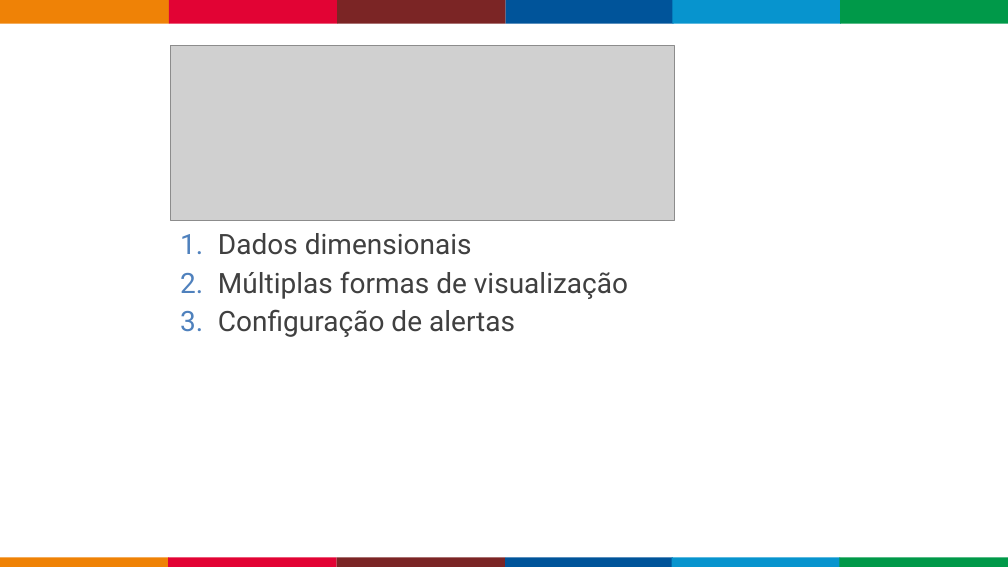
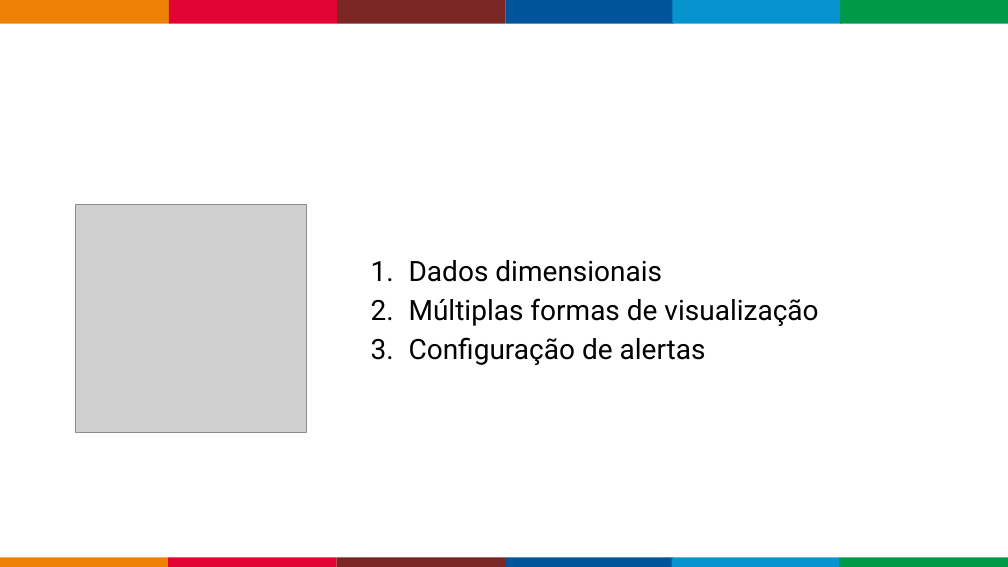
Before and after one commit to fabricioveronez/ImplementandoMetricasHealthcheck, a slide deck: slide 9 of docs/MetricasHealthcheckTDC.pptx. Drawn at 1008x567 pixels with LibreOffice and Linux fonts; fonts in the diff are those of the drawing; grey boxes stand for pictures; background and template pictures are left out. Boxes give left, top, right and bottom in pixels: in the first picture for what was removed or moved away, otherwise in the second. Text is boxed around its words. In the diff, an @@ line names an element or a change of style, - is before the commit and + after.

```diff
--- a/docs/MetricasHealthcheckTDC.pptx
+++ b/docs/MetricasHealthcheckTDC.pptx
@@ picture removed at [170, 45, 674, 221] @@
@@ picture added at [76, 205, 306, 433] @@
@@ text "Dados dimensionais": place and size @@
-text "Dados dimensionais" at [218, 233, 628, 337]
+text "Dados dimensionais" at [409, 260, 818, 365]
@@ text "Dados dimensionais" at [409, 260, 818, 365]: text colour #404040 to #000000; line spacing 0.9 to 1; less space between paragraphs @@
```
Also in this commit, not shown: 6 other slides changed, 1 slide added, 1 slide removed.
